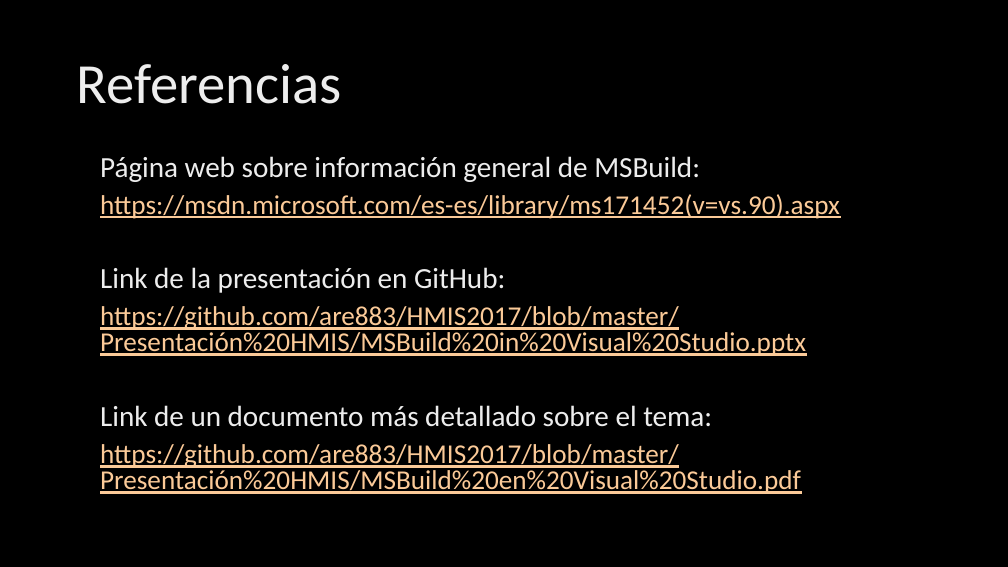
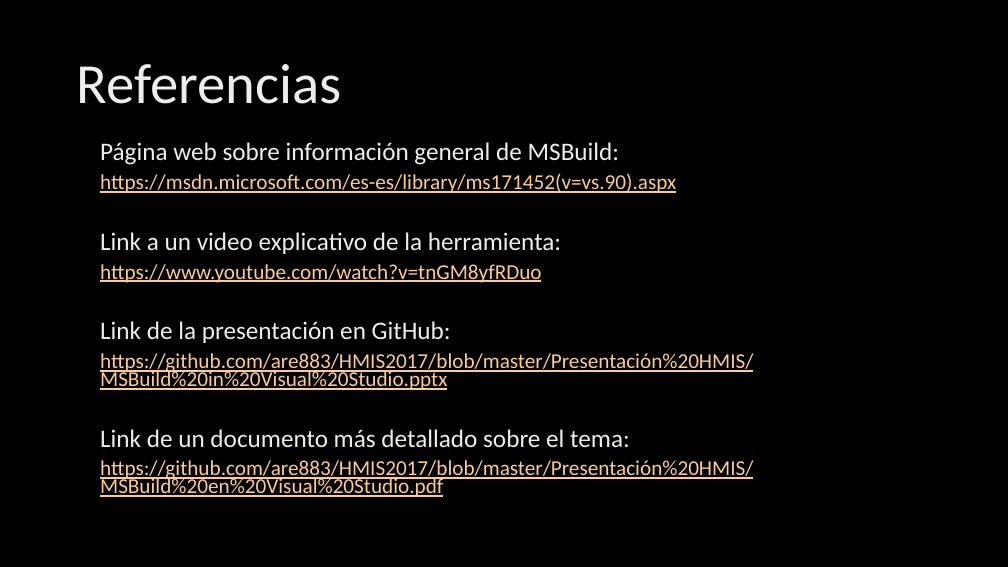
Before and after one commit to AdrianRodriguezEscudero/HMIS2017, a slide deck: slide 33 of Presentación HMIS/MSBuild in Visual Studio.pptx. Drawn at 1008x567 pixels with LibreOffice and Linux fonts; fonts in the diff are those of the drawing; background and template pictures are left out. Boxes give left, top, right and bottom in pixels: in the first picture for what was removed or moved away, otherwise in the second. Text is boxed around its words. In the diff, an @@ line names an element or a change of style, - is before the commit and + after.

Commit message:
Introducción del link al video explicativo

```diff
--- a/Presentación HMIS/MSBuild in Visual Studio.pptx
+++ b/Presentación HMIS/MSBuild in Visual Studio.pptx
@@ text "Página web sobre información general ..." moved from (x1=100, y1=156, x2=840, y2=494) to (x1=100, y1=142, x2=753, y2=497) @@
@@ text at (x1=100, y1=142, x2=753, y2=497): size 27.8 to 24 pt in "Página web sobre información general de MSBuild:", "Link de la presentación en GitHub:", "Link de un documento más detallado sobre ..."; size 25.9 to 20.1 pt in "https://msdn.microsoft.com/es-es/library/ms171452(v=vs.90).a ...", "https://github.com/are883/HMIS2017/blob/master/Presentación% ...", "https://github.com/are883/HMIS2017/blob/master/Presentación% ..."; line spacing 0.8 to 0.7 @@
@@ text at (x1=100, y1=232, x2=561, y2=283): paragraphs added @@
+Link a un video explicativo de la herramienta:
+https://www.youtube.com/watch?v=tnGM8yfRDuo
```
Also in this commit, not shown: 2 other slides changed.
